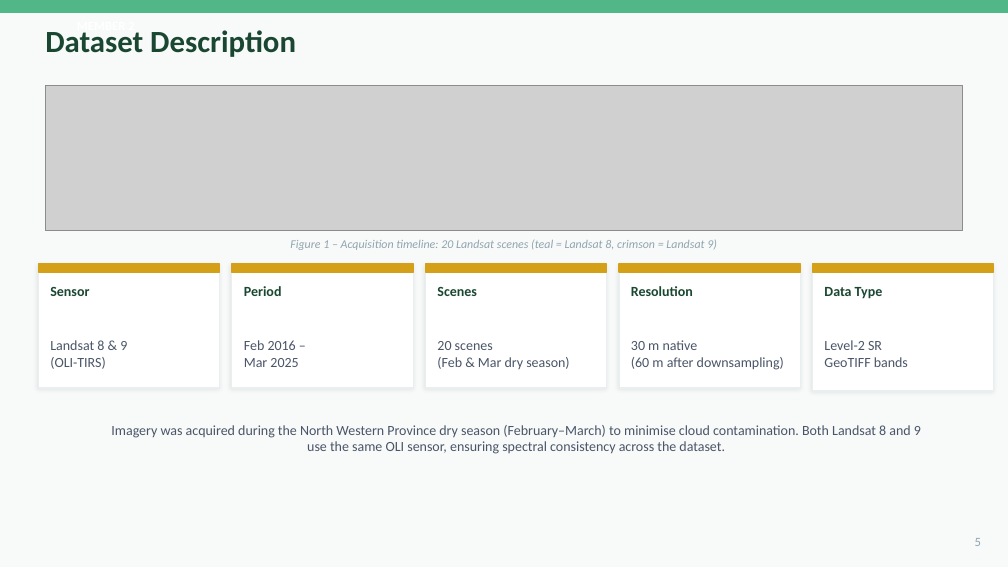
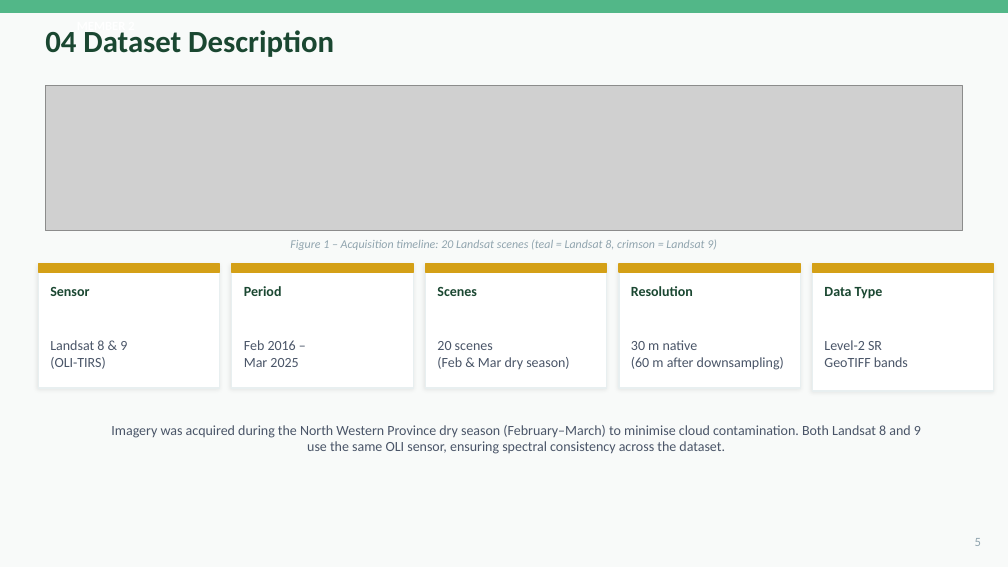
Before and after one commit to heyisula/terraShiftSriLanka, a slide deck: slide 5 of docs/Kalpitiya_Deforestation_Presentation.pptx. Drawn at 1008x567 pixels with LibreOffice and Linux fonts; fonts in the diff are those of the drawing; grey boxes stand for pictures. Boxes give left, top, right and bottom in pixels: in the first picture for what was removed or moved away, otherwise in the second. Text is boxed around its words. In the diff, an @@ line names an element or a change of style, - is before the commit and + after.

```diff
--- a/docs/Kalpitiya_Deforestation_Presentation.pptx
+++ b/docs/Kalpitiya_Deforestation_Presentation.pptx
@@ text at (45,30,334,57): text changed @@
-Dataset Description
+04 Dataset Description
```
Also in this commit, not shown: 14 other slides changed.
